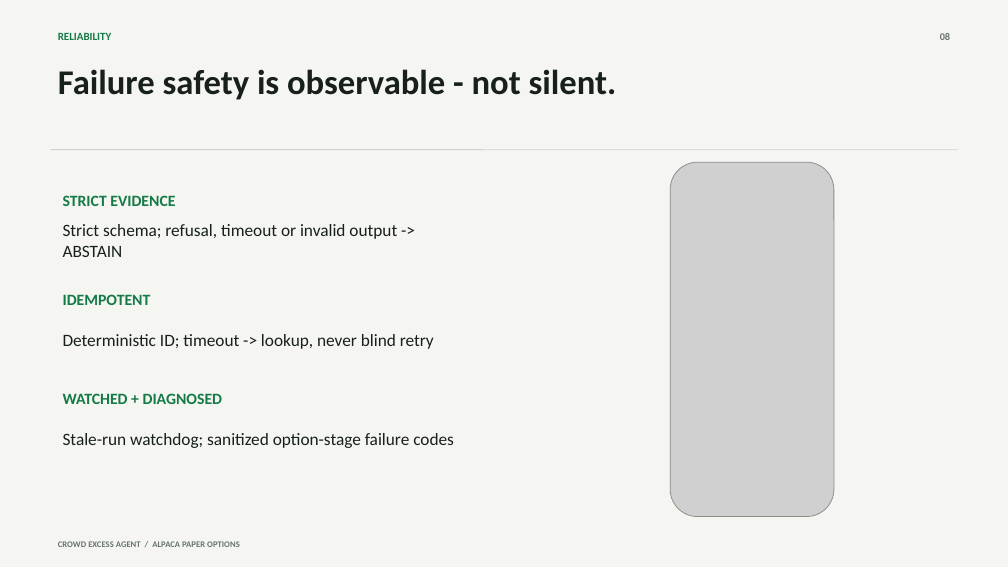
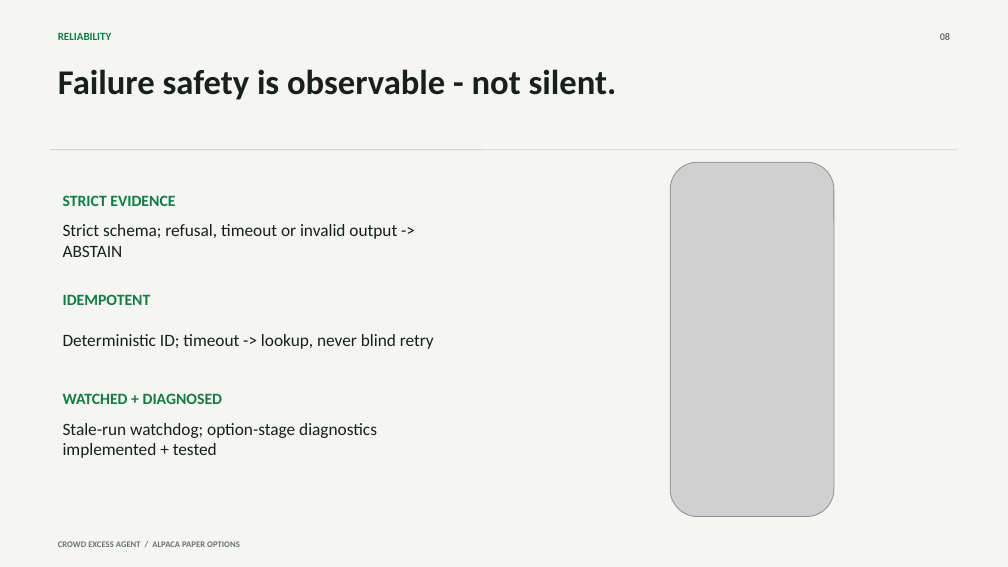
Before and after one commit to Kachii1020/crowd-excess-lab, a slide deck: slide 8 of submission/crowd-excess-pitch-deck.pptx. Drawn at 1008x567 pixels with LibreOffice and Linux fonts; fonts in the diff are those of the drawing; grey boxes stand for pictures. Boxes give left, top, right and bottom in pixels: in the first picture for what was removed or moved away, otherwise in the second. Text is boxed around its words. In the diff, an @@ line names an element or a change of style, - is before the commit and + after.

```diff
--- a/submission/crowd-excess-pitch-deck.pptx
+++ b/submission/crowd-excess-pitch-deck.pptx
@@ text at (x1=63, y1=423, x2=377, y2=458): text changed @@
-Stale-run watchdog; sanitized option-stage failure codes
+Stale-run watchdog; option-stage diagnostics implemented + tested
```
Also in this commit, not shown: 2 other slides changed, 4 other files.
